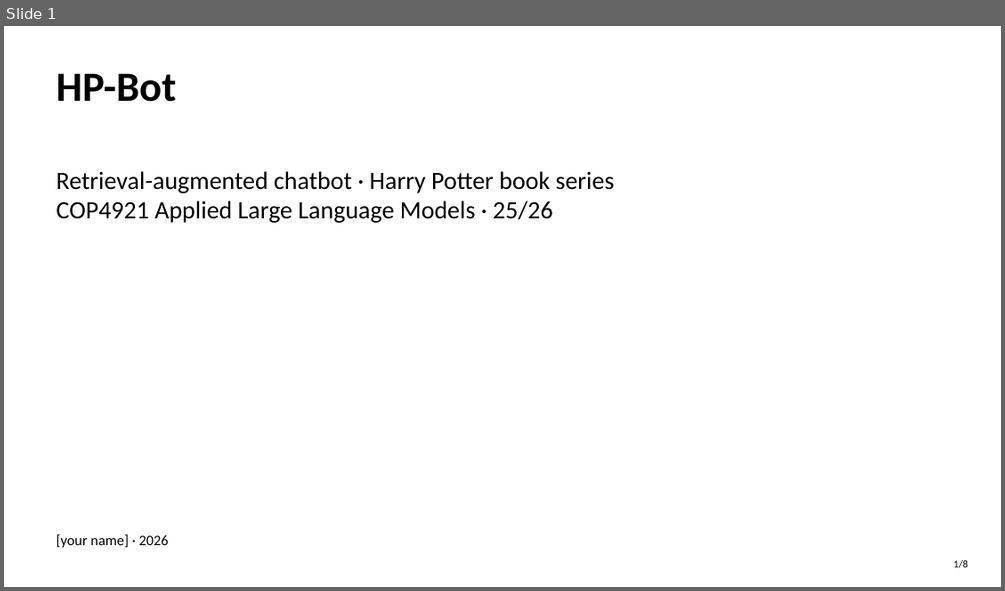
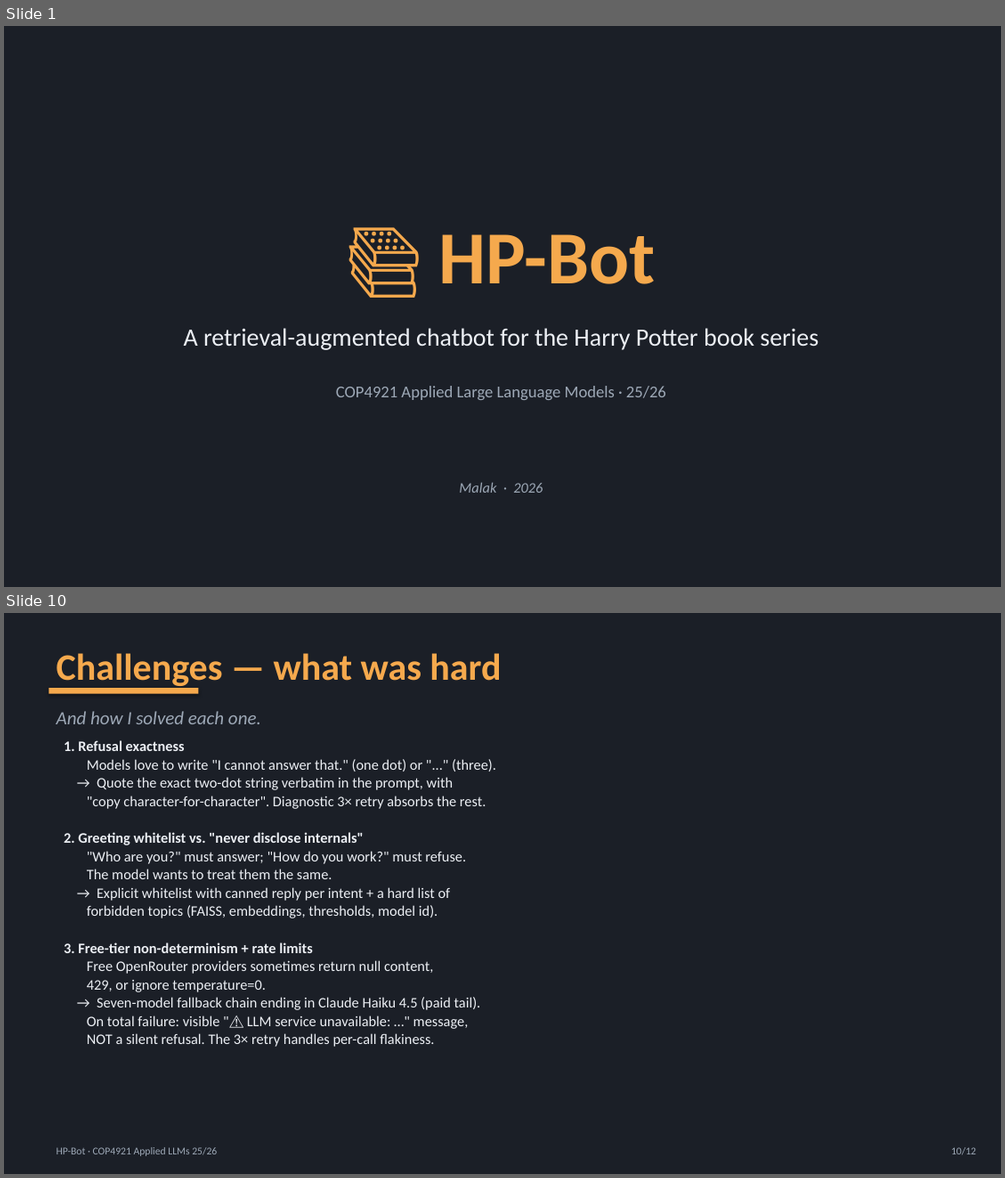
Before and after one commit to hoop-ai/applied-llm-hp-bot, a slide deck: HP-Bot-presentation.pptx. Shown one above the other, each under a label of ours: slide 1 before the commit, slides 1 and 10 after it; the slides between them are not shown. The pictures are 1005x591 and 1005x1178 pixels, drawn with LibreOffice and Linux fonts; fonts in the diff are those of the drawing. Boxes give left, top, right and bottom in pixels: in the first picture for what was removed or moved away, otherwise in the second. Text is boxed around its words. In the diff, an @@ line names an element or a change of style, - is before the commit and + after.

```diff
--- a/HP-Bot-presentation.pptx
+++ b/HP-Bot-presentation.pptx
@@ slide 10 added at [4,613,1001,1174], background #FFFFFF @@
@@ rectangle added at [4,613,1001,1174], fill #1B1F27 @@
@@ text added at [57,653,501,690], 36 pt, text #F5A94D, bold @@
+Challenges — what was hard
@@ rectangle added at [48,688,198,694], fill #F5A94D @@
@@ text added at [57,711,261,724], 18 pt, text #9DA8B6, italic @@
+And how I solved each one.
@@ text added at [64,740,496,1046], 14 pt, text #ECEFF4 @@
+1. Refusal exactness
+Models love to write "I cannot answer that." (one dot) or "..." (three).
+→ Quote the exact two-dot string verbatim in the prompt, with
+"copy character-for-character". Diagnostic 3× retry absorbs the rest.
+2. Greeting whitelist vs. "never disclose internals"
+"Who are you?" must answer; "How do you work?" must refuse.
+The model wants to treat them the same.
+→ Explicit whitelist with canned reply per intent + a hard list of
+forbidden topics (FAISS, embeddings, thresholds, model id).
+3. Free-tier non-determinism + rate limits
+Free OpenRouter providers sometimes return null content,
+429, or ignore temperature=0.
+→ Seven-model fallback chain ending in Claude Haiku 4.5 (paid tail).
+On total failure: visible "⚠️ LLM service unavailable: …" message,
+NOT a silent refusal. The 3× retry handles per-call flakiness.
@@ text added at [57,1147,217,1156], 10 pt, text #9DA8B6 @@
+HP-Bot · COP4921 Applied LLMs 25/26
@@ text added at [951,1147,976,1154], 10 pt, text #9DA8B6 @@
+10/12
@@ slide 1 changed as well @@
@@ rectangle added at [4,26,1001,587], fill #1B1F27 @@
@@ text at [439,234,655,284]: text changed; size 40 to 72 pt; text colour #000000 to #F5A94D @@
-HP-Bot
+📚 HP-Bot
@@ text at [184,328,818,350]: text changed; text colour #000000 to #ECEFF4 @@
-Retrieval-augmented chatbot · Harry Potter book series
-COP4921 Applied Large Language Models · 25/26
+A retrieval-augmented chatbot for the Harry Potter book series
@@ text added at [336,386,666,400], 16 pt, text #9DA8B6 @@
+COP4921 Applied Large Language Models · 25/26
@@ text at [459,482,542,492]: text changed; text colour #000000 to #9DA8B6; italic on @@
-[your name] · 2026
+Malak · 2026
@@ text removed at [954,560,968,568] @@
-1/8
```
Also in this commit, not shown: 1 other slide changed, 9 other slides added, 6 slides removed, 11 other files.
